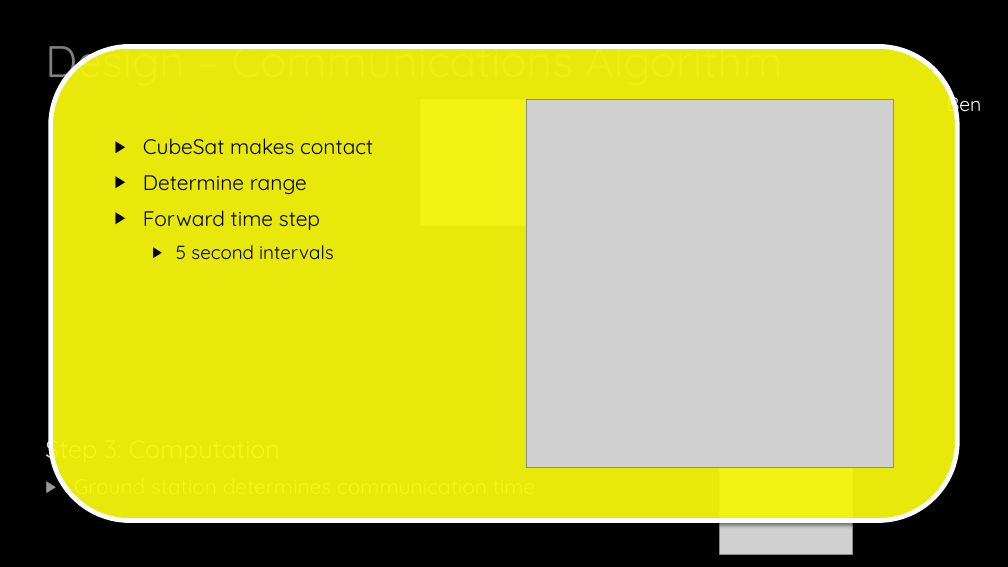
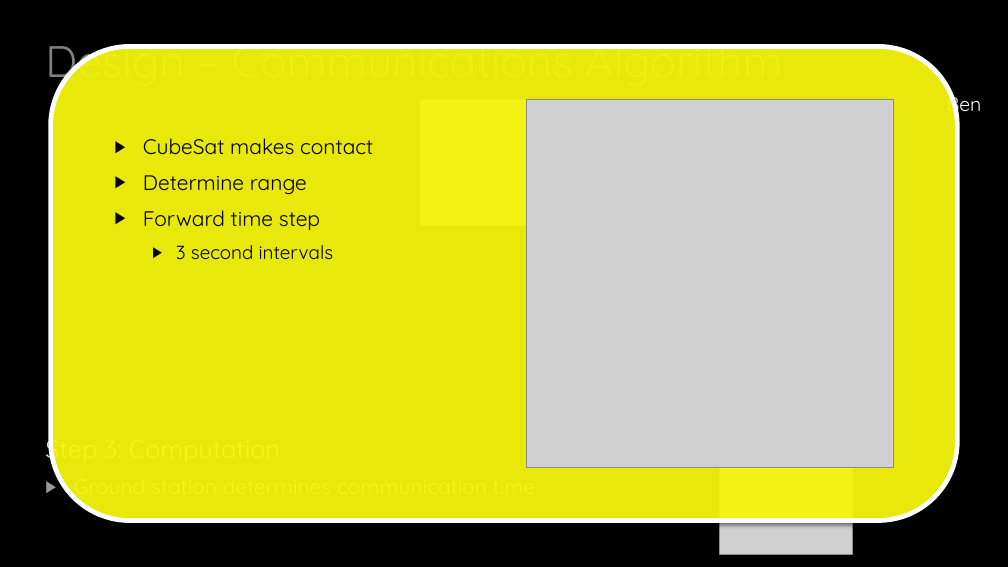
Before and after one commit to HASP-UMN/CubeSat, a slide deck: slide 31 of Presentations/CDR_Presentation.pptx. Drawn at 1008x567 pixels with LibreOffice and Linux fonts; fonts in the diff are those of the drawing; grey boxes stand for pictures; background and template pictures are left out. Boxes give left, top, right and bottom in pixels: in the first picture for what was removed or moved away, otherwise in the second. Text is boxed around its words. In the diff, an @@ line names an element or a change of style, - is before the commit and + after.

Commit message:
Minute Fixes

```diff
--- a/Presentations/CDR_Presentation.pptx
+++ b/Presentations/CDR_Presentation.pptx
@@ text at (176, 245, 334, 259): text changed @@
-  ▶ 5 second intervals
+  ▶ 3 second intervals
```
